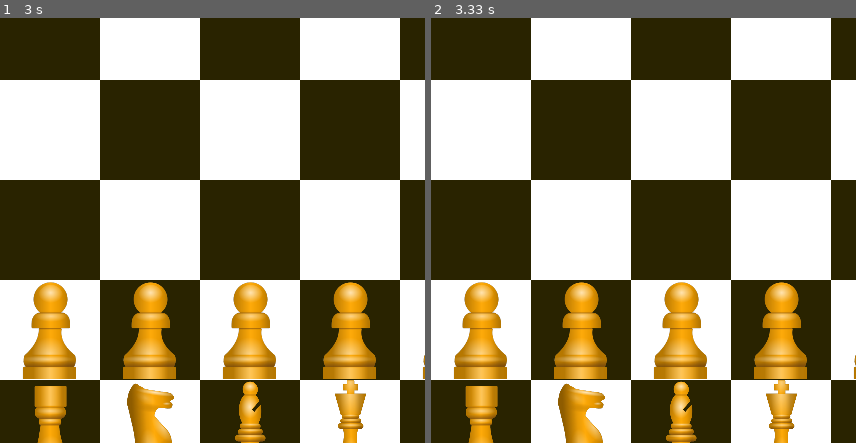
Above: before the commit, frames 1-2 (left to right).
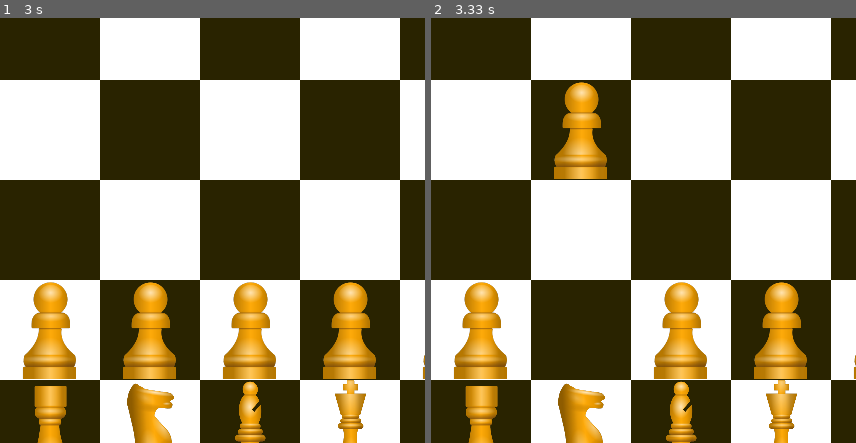
Above: after the commit, the same moments.

Repository: HausMeister008/CHESS
Game: pygame game, started from game.py
Same seed, same stepped clock (60 frames per second), same inputs: the game is played once before the commit and once after it.
Inputs (mouse positions are % of the whole screen's width and height, from its top left):
- Up to frame 1 (3 s): click (50, 50) at 0.4 s
- Up to frame 2 (3.33 s): click (19, 74) at 3.23 s
The pictures show only the part of the screen within x 0-50%, y 40-90%; the shares and areas given below are measured in that part.

Frame 1 is identical in both runs. In frame 2, 3.9% of the frame differs, in the area x 28-42%, y 15-85%.

Commit message:
24.09
Co-authored-by: Amelie-Auer <Amelie-Auer@users.noreply.github.com>

Diff:
--- a/classes.py
+++ b/classes.py
@@ -16,15 +16,15 @@
     def place_figure(self):
         self.screen.blit(self.image, (((self.rect_size/2) - self.image.get_width() / 2)+ self.c_x*self.rect_size, self.c_y*self.rect_size))
 
-    def move_figure(self, position):
+    def move_figure(self, f_position): #future position, erst x, dann y
         old_position = self.position
-        self.position = position
-        self.c_x, self.c_y = self.position[1]-1, self.chars.index(self.position[0]) # defining x and y coordinates
-        self.place_figure()
+        self.c_x, self.c_y = f_position[0], f_position[1] # defining x and y coordinates
+        self.position = (self.chars[f_position[1]],f_position[0]) #erst y, dann x
+        #self.place_figure()
         #deleting old image here
 
 
 
 class Farmer(Figure):
-    def __init__(self):
-        pass
+    def __init__(self, name: str, image_name: str, position: tuple, screen, rect_size):
+        super().__init__(name, image_name, position, screen, rect_size)
--- a/game.py
+++ b/game.py
@@ -14,31 +14,31 @@
 font_size = 50
 myfont = pygame.font.SysFont("Calibri", font_size)
 
-screen.fill((41,35,0))
 
 chars = 'ABCDEFGH'
 board_data = {(char, number+1): {'manned': False, 'figure': ''} for char in chars for number in range(8)}
 # board_data[('A', 2)] --> {'manned': True, 'figure': 'horse1_black'}
+def draw_board():
+    screen.fill((41,35,0))
+    for i in range(8): #i -> y Koordinate
+        for j in range(4):
+            pygame.draw.rect(
+                screen, #draw on the screen
+                (255,255,255), #color
+                ((j*2+(i%2))*rect_size , #where to draw it horizontally
+                i*rect_size, # where to draw it vertically
+                rect_size, # which size
+                rect_size
+            ))
+        pygame.draw.rect(screen, side_color, (i*rect_size, 8*rect_size, rect_size,chars_space_size))
+        pygame.draw.rect(screen, side_color, (8*rect_size, i*rect_size,chars_space_size, rect_size))
+        number = myfont.render(str(i+1), 1, 'white')
+        char = myfont.render(chars[i], 1, 'white')
+        screen.blit(number,(i*rect_size + (rect_size-font_size-10), 8*rect_size))
+        screen.blit(char,(8*rect_size + 10, i*rect_size + (chars_space_size-20)))
 
-for i in range(8): #i -> y Koordinate
-    for j in range(4):
-        pygame.draw.rect(
-            screen, #draw on the screen
-            (255,255,255), #color
-            ((j*2+(i%2))*rect_size , #where to draw it horizontally
-            i*rect_size, # where to draw it vertically
-            rect_size, # which size
-            rect_size
-        ))
-    pygame.draw.rect(screen, side_color, (i*rect_size, 8*rect_size, rect_size,chars_space_size))
-    pygame.draw.rect(screen, side_color, (8*rect_size, i*rect_size,chars_space_size, rect_size))
-    number = myfont.render(str(i+1), 1, 'white')
-    char = myfont.render(chars[i], 1, 'white')
-    screen.blit(number,(i*rect_size + (rect_size-font_size-10), 8*rect_size))
-    screen.blit(char,(8*rect_size + 10, i*rect_size + (chars_space_size-20)))
-
-pygame.draw.rect(screen, side_color, (8*rect_size, 8*rect_size,chars_space_size, chars_space_size))
-
+    pygame.draw.rect(screen, side_color, (8*rect_size, 8*rect_size,chars_space_size, chars_space_size))
+draw_board()
 first_row_figures = {'tower':[0,7], 'horse':[1,6], 'runner':[2,5], 'lady':[4], 'king':[3]}
 # loop for both players
 
@@ -52,32 +52,42 @@
         color = ('_black' if player == 1 else '_white')
         name = figure + ("_2" if (figure+'_1' + color) in list(players.keys()) else '_1') + color
         image_name = figure + ('_black' if player == 1 else '')
-        place = ('A' if player == 1 else 'H', field+1)
-        players[name] = Figure(name, image_name,place, screen, rect_size)
+        position = ('A' if player == 1 else 'H', field+1)
+        players[name] = Figure(name, image_name,position, screen, rect_size)
 
-    #mathematical impovements needed ?!
     for field in range(8,16): # placing farmers in second row
         #placing of the farmers
-        place = list(board_data.keys())[field] if player == 1 else list(board_data.keys())[-(field+1)]
+        position = list(board_data.keys())[field] if player == 1 else list(board_data.keys())[-(field+1)]
         name = 'farmer_' + str(8-field%8) + ('_black' if player == 1 else '_white')
         image_name = 'farmer' + ('_black' if player == 1 else '')
-        players[name] = Figure(name,image_name, place, screen, rect_size)
+        players[name] = Farmer(name,image_name, position, screen, rect_size)
 
 
-
-for name, object_ in players.items():
-    print(name)
-    object_.place_figure()
+# players = {'famer_1_white': oject} -> object hat attribute (zb postion)
+def draw_figures():
+    for name, object_ in players.items():
+        object_.place_figure()
+draw_figures()
+def draw():
+    draw_board()
+    draw_figures()
 go = True
 while go:
     for event in pygame.event.get():
         if event.type == pygame.MOUSEBUTTONDOWN and event.button == 1: # 2 -> middle click; 3 -> right click; 4 -> scroll up; 5 -> scroll down
             x_pos, y_pos = (int(math.trunc(x/rect_size)) for x in pygame.mouse.get_pos()) # rounding down to get the field we are on
-            print(x_pos+1, chars[y_pos])
+            #print(x_pos+1, chars[y_pos])
+            name = ''
+            for player in players.values():
+                if player.position == (chars[y_pos], x_pos+1):
+                    name = player.name
+                    p = players[name]
+                    p.move_figure((p.c_x, p.c_y + (-2 if 'white' in name else + 2)))
+                    draw()
+                    break
+            print(name)
         if event.type == pygame.QUIT:
             sys.exit()
     pressed = pygame.key.get_pressed()
-    # if pressed[pygame.K_UP]:
-    #     players['farmer_1_white'].move_figure((players['farmer_1_white'].chars[players['farmer_1_white'].chars.index(players['farmer_1_white'].position[0])-1], 1))
     pygame.display.update()
     clock.tick(20)
Not shown, changed: TODO.txt
